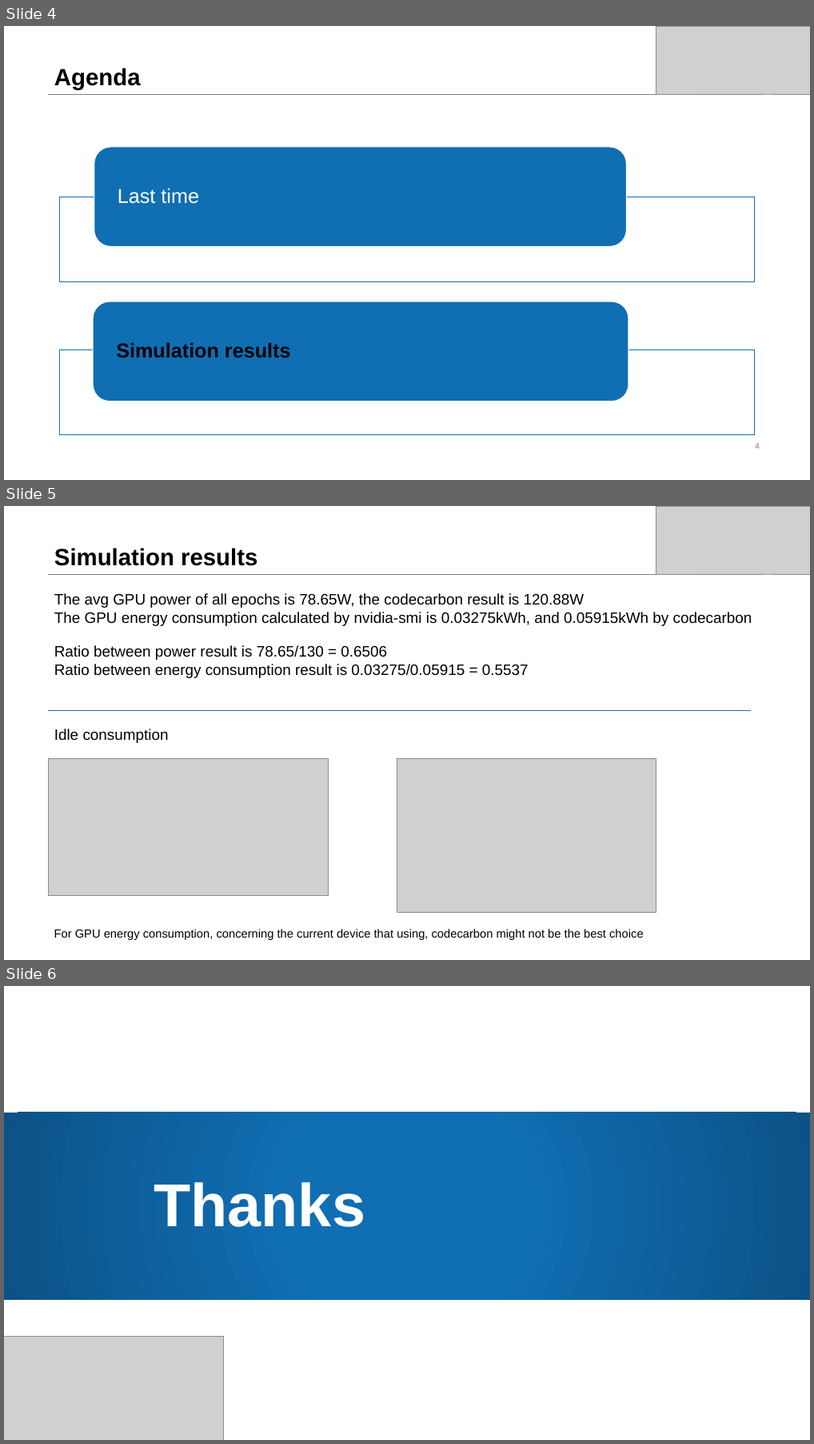
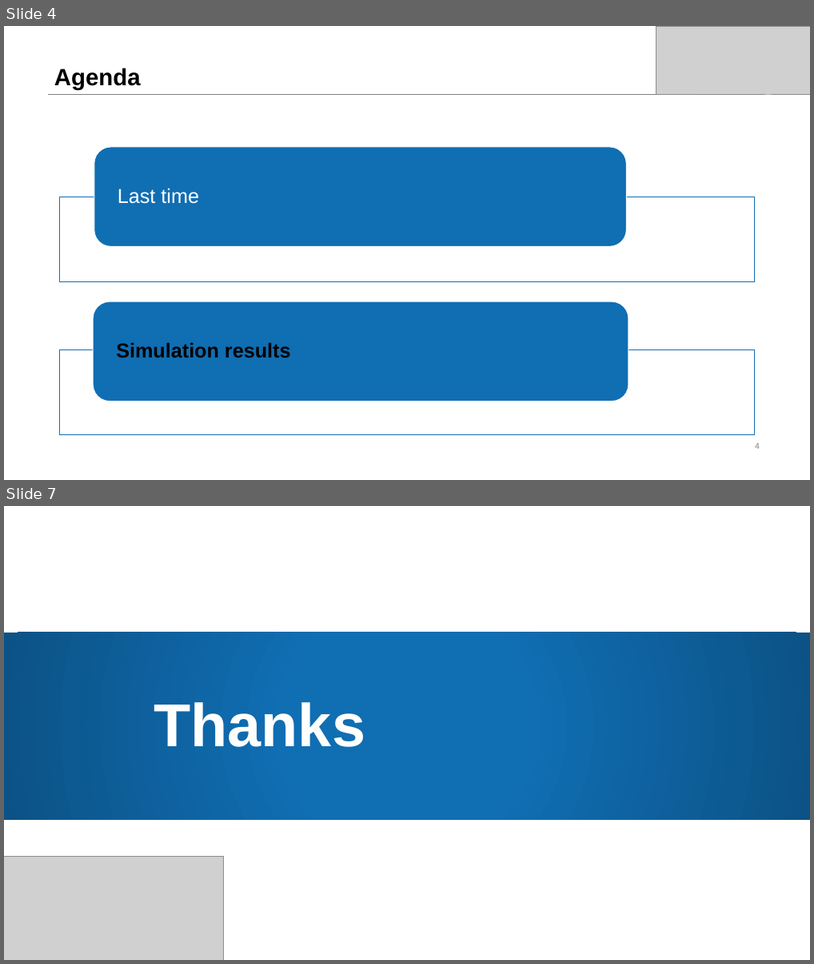
Before and after one commit to dtjgp/GreenAI, a slide deck: presentation/4th_presentation/GreenAI_4th.pptx. Shown one above the other, each under a label of ours: slides 4, 5 and 6 before the commit, slides 4 and 7 after it; the slides between them are not shown. The pictures are 814x1444 and 814x964 pixels, drawn with LibreOffice and Linux fonts; fonts in the diff are those of the drawing; grey boxes stand for pictures; background and template pictures are left out. Boxes give left, top, right and bottom in pixels: in the first picture for what was removed or moved away, otherwise in the second. Text is boxed around its words. In the diff, an @@ line names an element or a change of style, - is before the commit and + after.

```diff
--- a/presentation/4th_presentation/GreenAI_4th.pptx
+++ b/presentation/4th_presentation/GreenAI_4th.pptx
@@ slide 5 removed at box(4, 506, 810, 960), background #FFFFFF; not listed: 1 template element that a slide beside it also shows @@
@@ picture removed at box(657, 506, 810, 574) @@
@@ title removed at box(54, 548, 258, 566) @@
-Simulation results
@@ text removed at box(54, 593, 753, 626) @@
-The avg GPU power of all epochs is 78.65W, the codecarbon result is 120.88W
-The GPU energy consumption calculated by nvidia-smi is 0.03275kWh, and 0.05915kWh by codecarbon
@@ text removed at box(54, 645, 529, 678) @@
-Ratio between power result is 78.65/130 = 0.6506
-Ratio between energy consumption result is 0.03275/0.05915 = 0.5537
@@ line removed from (48, 711) to (752, 711) @@
@@ text removed at box(54, 728, 169, 743) @@
-Idle consumption
@@ picture removed at box(48, 758, 328, 895) @@
@@ picture removed at box(398, 758, 657, 912) @@
@@ text removed at box(54, 928, 644, 940) @@
-For GPU energy consumption, concerning the current device that using, codecarbon might not be the best choice
@@ what was slide 6 is now slide 7 @@
```
Also in this commit, not shown: 1 slide changed, 2 slides added, 6 other files.
